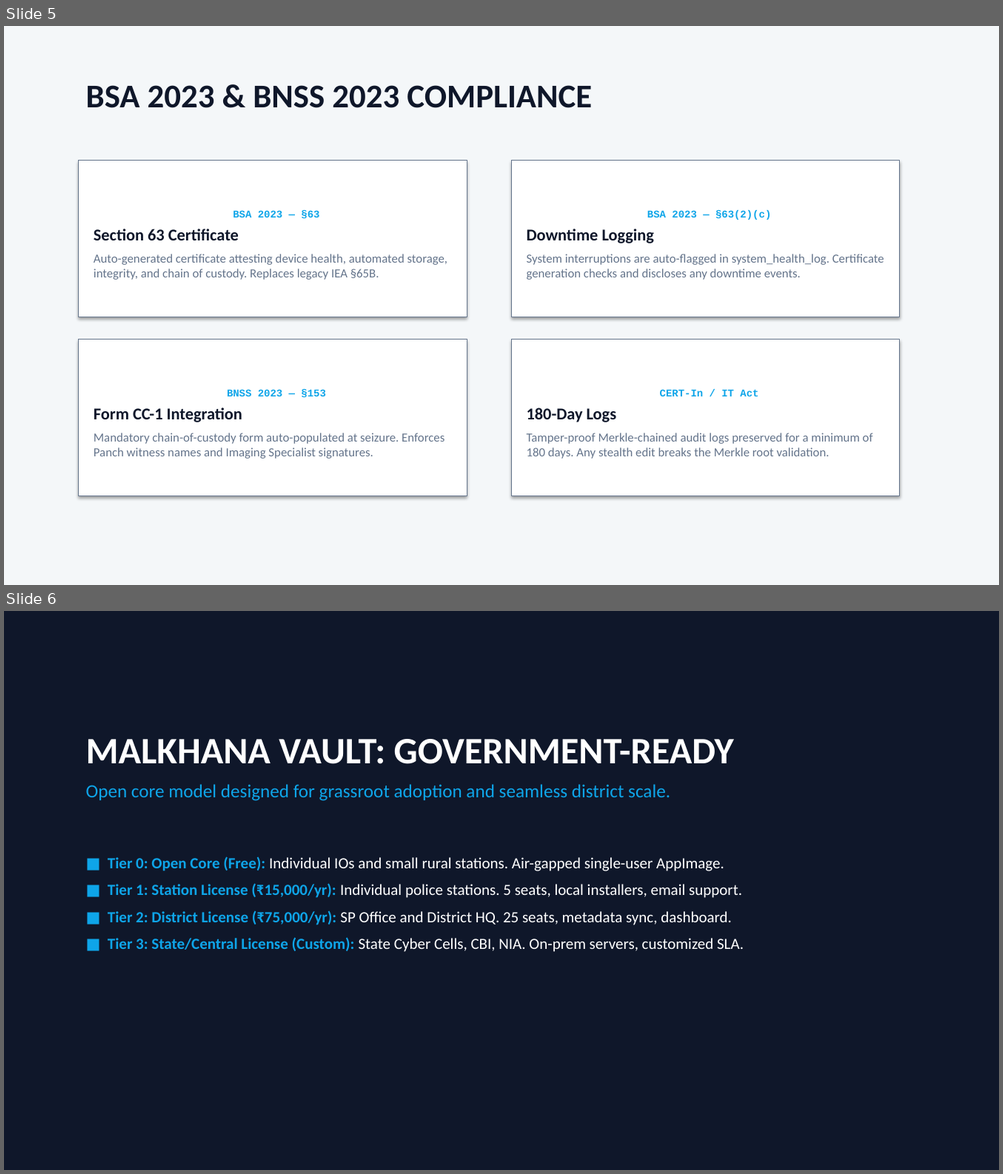
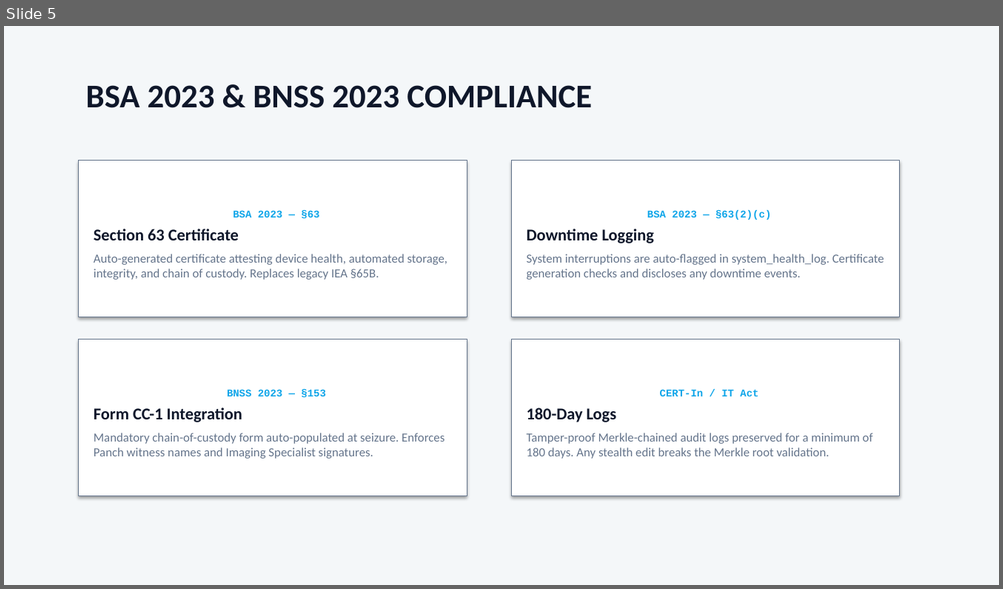
Before and after one commit to chandranshgupta/Malkhana, a slide deck: collateral/pitch-deck.pptx. Shown one above the other, each under a label of ours: slides 5 and 6 before the commit, slide 5 after it. The pictures are 1003x1174 and 1003x589 pixels, drawn with LibreOffice and Linux fonts; fonts in the diff are those of the drawing. Boxes give left, top, right and bottom in pixels: in the first picture for what was removed or moved away, otherwise in the second. Text is boxed around its words. In the diff, an @@ line names an element or a change of style, - is before the commit and + after.

```diff
--- a/collateral/pitch-deck.pptx
+++ b/collateral/pitch-deck.pptx
@@ slide 6 removed at (4, 611, 999, 1170), background #FFFFFF @@
@@ rectangle removed at (4, 611, 999, 1170) @@
@@ text removed at (86, 739, 734, 801) @@
-MALKHANA VAULT: GOVERNMENT-READY
-Open core model designed for grassroot adoption and seamless district scale.
@@ text removed at (108, 857, 743, 952) @@
-■ Tier 0: Open Core (Free): Individual IOs and small rural stations. Air-gapped single-user AppImage.
-■ Tier 1: Station License (₹15,000/yr): Individual police stations. 5 seats, local installers, email support.
-■ Tier 2: District License (₹75,000/yr): SP Office and District HQ. 25 seats, metadata sync, dashboard.
-■ Tier 3: State/Central License (Custom): State Cyber Cells, CBI, NIA. On-prem servers, customized SLA.
```
Also in this commit, not shown: 1 slide added, 14 other files.
